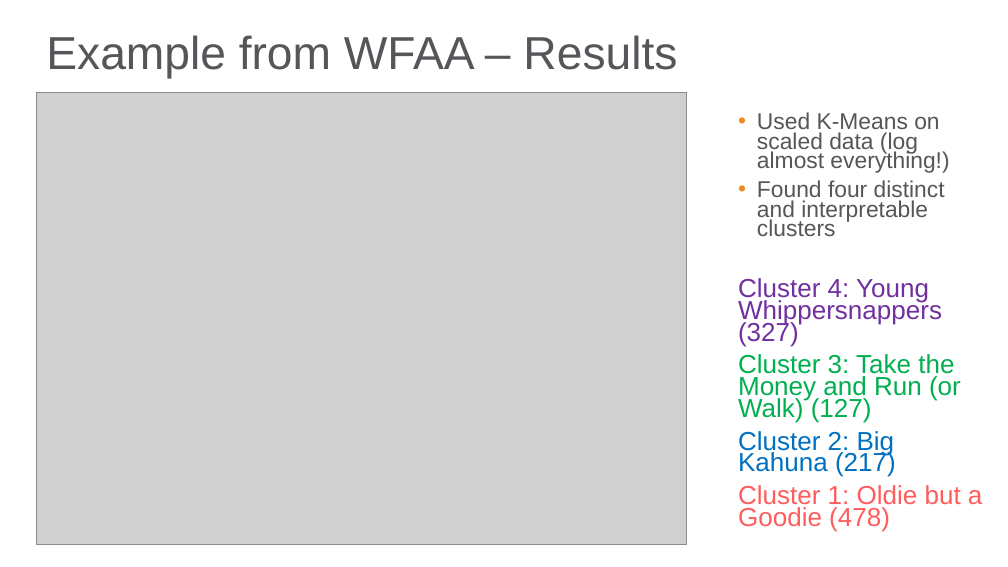
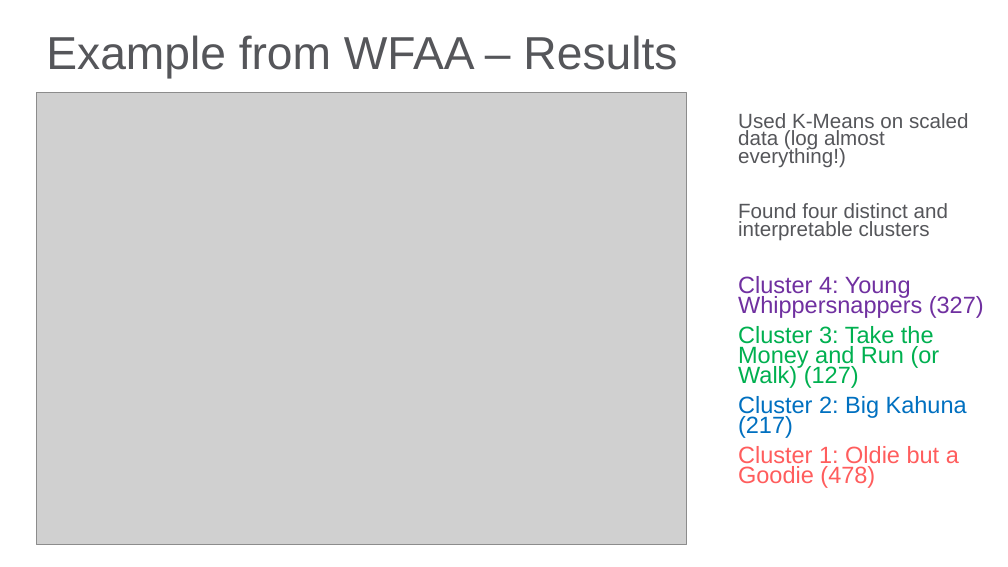
Before and after one commit to bgstieber/APRA-PD-DAS-2019, a slide deck: slide 18 of Generating Insights from Clustering Large Donors - BStieber APRA DAS19.pptx. Drawn at 1008x567 pixels with LibreOffice and Linux fonts; fonts in the diff are those of the drawing; grey boxes stand for pictures; background and template pictures are left out. Boxes give left, top, right and bottom in pixels: in the first picture for what was removed or moved away, otherwise in the second. Text is boxed around its words. In the diff, an @@ line names an element or a change of style, - is before the commit and + after.

```diff
--- a/Generating Insights from Clustering Large Donors - BStieber APRA DAS19.pptx
+++ b/Generating Insights from Clustering Large Donors - BStieber APRA DAS19.pptx
@@ text "Used K-Means on scaled data ..." at (738, 113, 984, 488): size 16.3 to 14.7 pt in "Used K-Means on scaled data (log almost ...", "Found four distinct and interpretable clusters"; size 18.6 to 16.8 pt in "Cluster 4: Young Whippersnappers (327)", "Cluster 3: Take the Money and Run ...", "Cluster 2: Big Kahuna (217)", "Cluster 1: Oldie but a Goodie (478)"; bullet • to none @@
```
Also in this commit, not shown: 4 other slides changed, 1 slide added, 1 slide removed.
